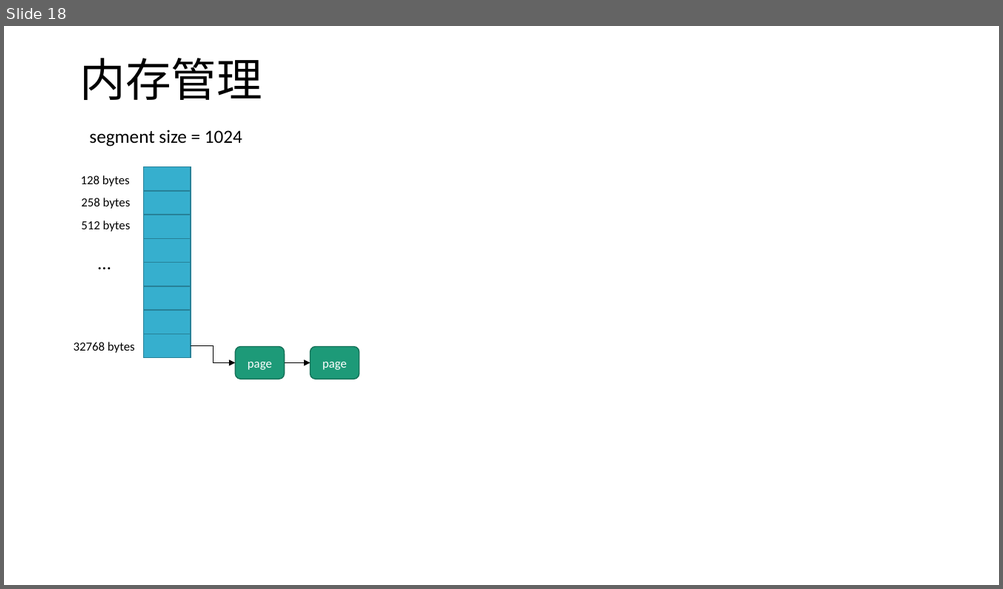
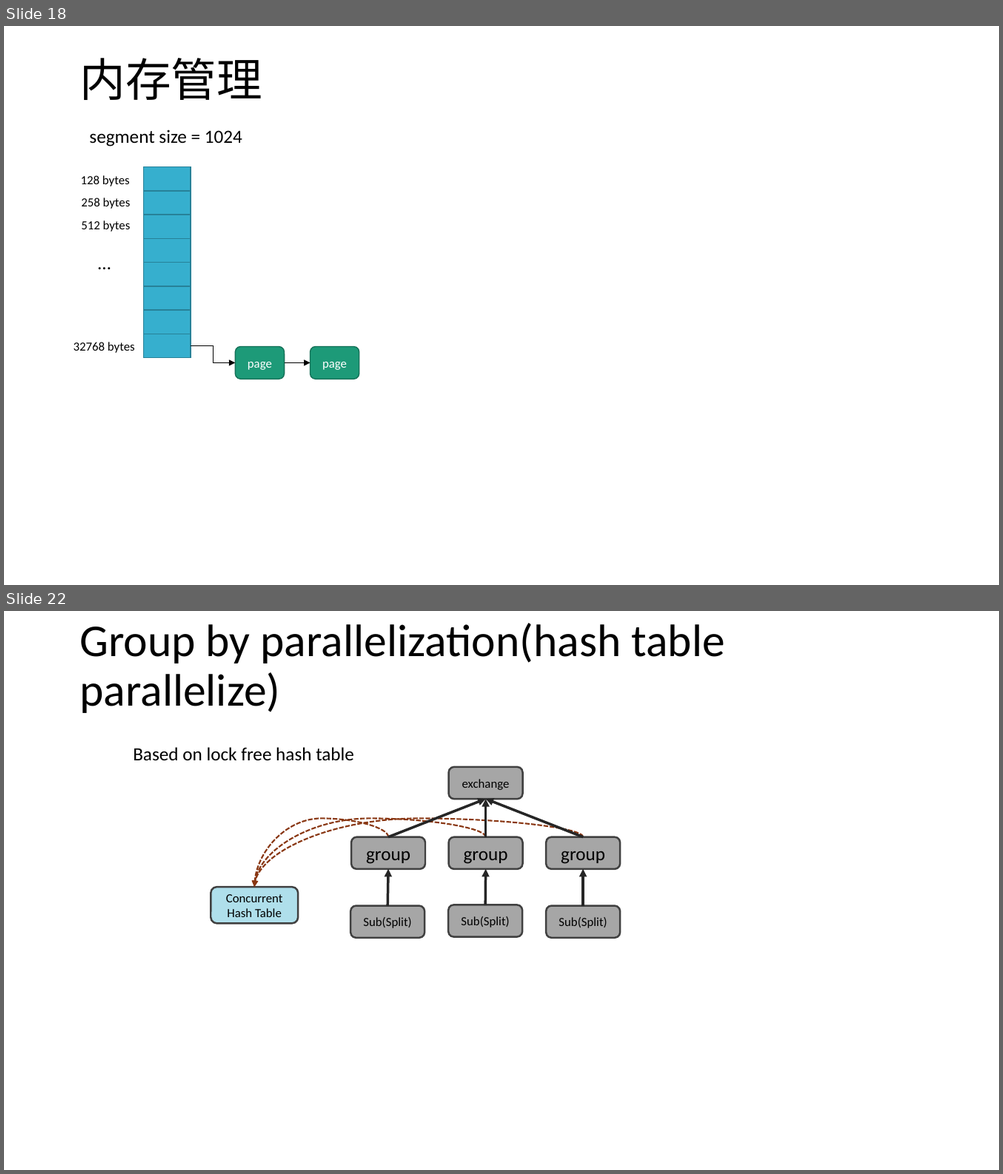
Before and after one commit to scott-zgeng/thor, a slide deck: doc/thor architecture.pptx. Shown one above the other, each under a label of ours: slide 18 before the commit, slides 18 and 22 after it; the slides between them are not shown. The pictures are 1003x589 and 1003x1174 pixels, drawn with LibreOffice and Linux fonts; fonts in the diff are those of the drawing. Boxes give left, top, right and bottom in pixels: in the first picture for what was removed or moved away, otherwise in the second. Text is boxed around its words. In the diff, an @@ line names an element or a change of style, - is before the commit and + after.

```diff
--- a/doc/thor architecture.pptx
+++ b/doc/thor architecture.pptx
@@ slide 22 added at (4,611,999,1170), background #FFFFFF @@
@@ title added at (79,623,724,713), 44 pt, text #000000 @@
+Group by parallelization(hash table parallelize)
@@ text added at (133,747,354,761), 18 pt, text #000000 @@
+Based on lock free hash table
@@ rounded rectangle added at (449,767,523,799), fill #A6A6A6, outline #404040 1.75 pt, 12 pt, text #000000 @@
+exchange
@@ arrow added from (388, 837) to (485, 799), #262626 2.5 pt @@
@@ arrow added from (485, 837) to (485, 799), #262626 2.5 pt @@
@@ arrow added from (583, 837) to (485, 799), #262626 2.5 pt @@
@@ curved arrow added from (388, 837) to (255, 887), #893713 1.5 pt dashed @@
@@ curved arrow added from (485, 837) to (255, 887), #893713 1.5 pt dashed @@
@@ curved arrow added from (583, 837) to (255, 887), #893713 1.5 pt dashed @@
@@ rounded rectangle added at (351,837,425,869), fill #A6A6A6, outline #404040 1.75 pt, 18 pt, text #000000 @@
+group
@@ rounded rectangle added at (449,837,523,869), fill #A6A6A6, outline #404040 1.75 pt, 18 pt, text #000000 @@
+group
@@ rounded rectangle added at (546,837,620,869), fill #A6A6A6, outline #404040 1.75 pt, 18 pt, text #000000 @@
+group
@@ arrow added from (387, 906) to (388, 869), #262626 2.5 pt @@
@@ arrow added from (485, 905) to (485, 869), #262626 2.5 pt @@
@@ arrow added from (583, 906) to (583, 869), #262626 2.5 pt @@
@@ rounded rectangle added at (210,887,298,923), fill #AFDFEB, outline #404040 1.75 pt, 12 pt, text #000000 @@
+Concurrent Hash Table
@@ rounded rectangle added at (351,906,425,938), fill #A6A6A6, outline #404040 1.75 pt, 12 pt, text #000000 @@
+Sub(Split)
@@ rounded rectangle added at (448,905,522,937), fill #A6A6A6, outline #404040 1.75 pt, 12 pt, text #000000 @@
+Sub(Split)
@@ rounded rectangle added at (546,906,620,938), fill #A6A6A6, outline #404040 1.75 pt, 12 pt, text #000000 @@
+Sub(Split)
```
Also in this commit, not shown: 5 other slides added, 1 other file.
